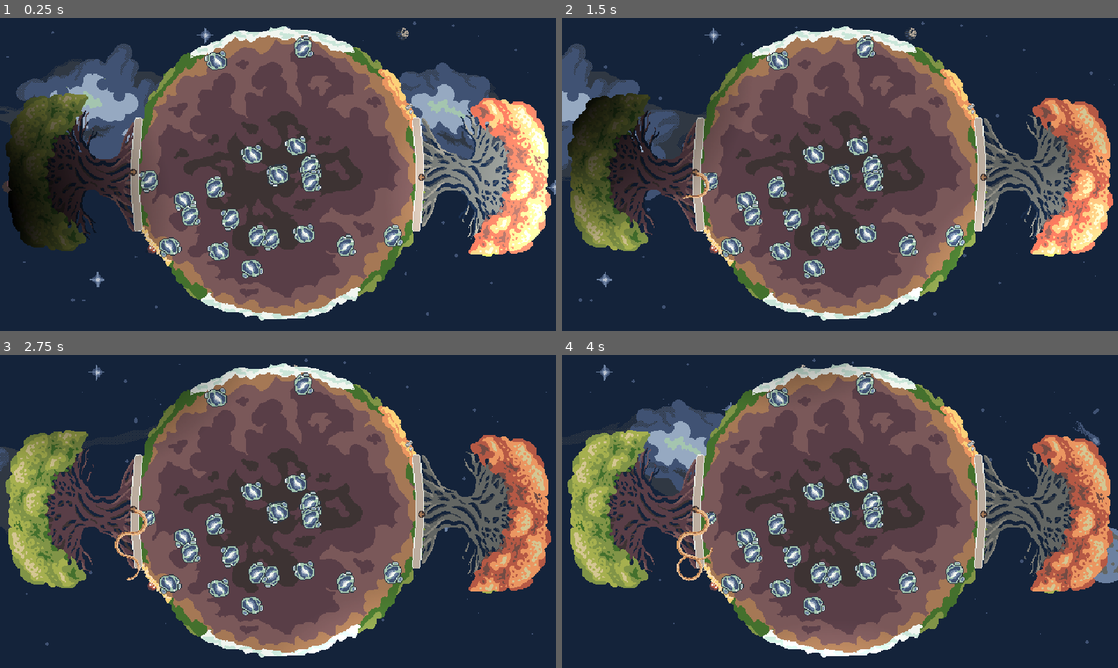
Above: before the commit, frames 1-4 (two rows, left to right).
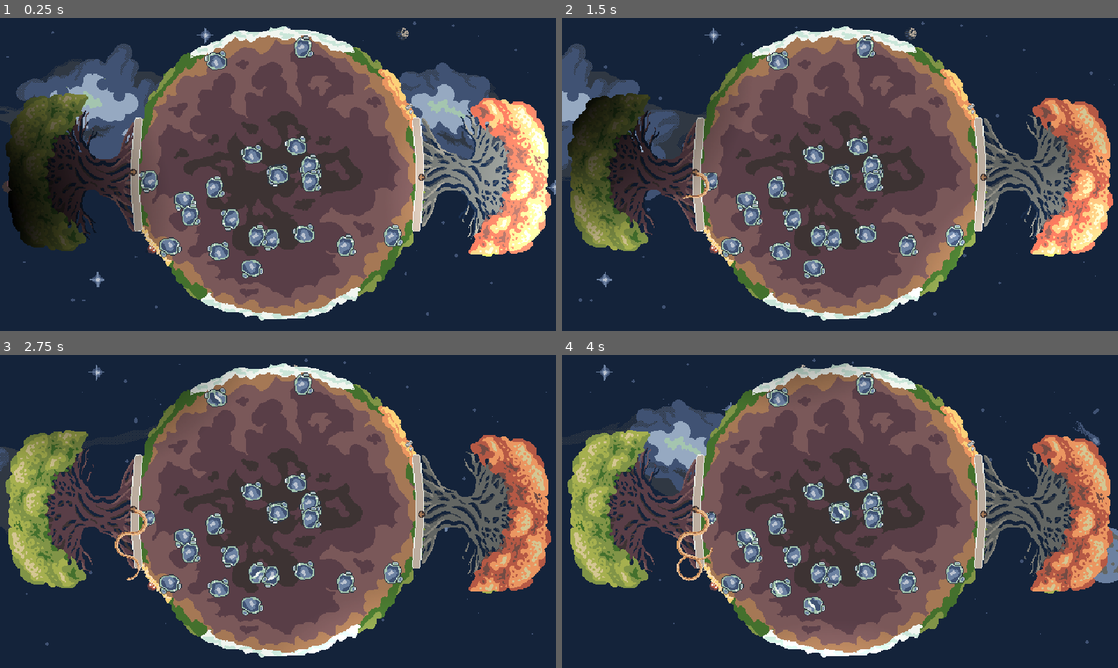
Above: after the commit, the same moments.

Repository: Rotta-Games/ragerootin
Game: Godot game, scene res://game.tscn
Same seed, same stepped clock (60 frames per second), same inputs: the game is played once before the commit and once after it. This scene is started directly instead of the project's main scene. Sound files missing from this copy of the repository are replaced by a short silence.
Inputs:
- Up to frame 1 (0.25 s): no input
- Up to frame 2 (1.5 s): hold Right (player1_move_right) 0.53-1.28 s; hold Space (player1_shoot) 0.53-1.28 s; hold Left (player1_move_left) from 1.28 s (still down); tap Space (player1_shoot) at 1.35 s
- Up to frame 3 (2.75 s): release Left (player1_move_left) at 2.03 s; hold Right (player1_move_right) from 2.03 s (still down); hold Space (player1_shoot) from 2.03 s (still down)
- Up to frame 4 (4 s): release Space (player1_shoot) at 2.78 s; tap Space (player1_shoot) at 2.85 s; release Right (player1_move_right) at 3.53 s; hold Left (player1_move_left) from 3.53 s (still down); hold Space (player1_shoot) from 3.53 s (still down)

The runs differ from the first frame. In frame 1, 0.9% of the frame differs, in the area x 25-72%, y 7-82%; in frame 2, 0.9%; in frame 3, 0.8%; in frame 4, 0.9%.

Commit message:
Fix water animations

Diff:
--- a/water.gd
+++ b/water.gd
@@ -32,4 +32,4 @@
 	$Area2D/Timer.start(seconds)
 
 func _on_timer_timeout():
-	$Aread2D/AnimatedSprite2D.play("default")
+	$Area2D/AnimatedSprite2D.play("default")
--- a/water.tscn
+++ b/water.tscn
@@ -1,38 +1,48 @@
-[gd_scene load_steps=9 format=3 uid="uid://7c5hvc25dmio"]
+[gd_scene load_steps=10 format=3 uid="uid://7c5hvc25dmio"]
 
 [ext_resource type="Script" path="res://water.gd" id="1_2fpow"]
 [ext_resource type="Texture2D" uid="uid://birgece44umki" path="res://assets/gfx/water_sheet.png" id="1_5uonc"]
 
-[sub_resource type="AtlasTexture" id="AtlasTexture_tiy8l"]
+[sub_resource type="AtlasTexture" id="AtlasTexture_hu1os"]
+atlas = ExtResource("1_5uonc")
+region = Rect2(0, 0, 27, 27)
+
+[sub_resource type="AtlasTexture" id="AtlasTexture_pcf8d"]
 atlas = ExtResource("1_5uonc")
 region = Rect2(27, 0, 27, 27)
 
-[sub_resource type="AtlasTexture" id="AtlasTexture_ysjmm"]
+[sub_resource type="AtlasTexture" id="AtlasTexture_8m568"]
 atlas = ExtResource("1_5uonc")
 region = Rect2(54, 0, 27, 27)
 
-[sub_resource type="AtlasTexture" id="AtlasTexture_7mc1e"]
+[sub_resource type="AtlasTexture" id="AtlasTexture_725wp"]
 atlas = ExtResource("1_5uonc")
 region = Rect2(81, 0, 27, 27)
 
-[sub_resource type="AtlasTexture" id="AtlasTexture_updq8"]
+[sub_resource type="AtlasTexture" id="AtlasTexture_wievb"]
 atlas = ExtResource("1_5uonc")
-region = Rect2(0, 0, 27, 27)
+region = Rect2(108, 0, 27, 27)
 
 [sub_resource type="SpriteFrames" id="SpriteFrames_r5q81"]
 animations = [{
 "frames": [{
 "duration": 1.0,
-"texture": SubResource("AtlasTexture_tiy8l")
+"texture": SubResource("AtlasTexture_hu1os")
 }, {
 "duration": 1.0,
-"texture": SubResource("AtlasTexture_ysjmm")
+"texture": SubResource("AtlasTexture_pcf8d")
 }, {
 "duration": 1.0,
-"texture": SubResource("AtlasTexture_7mc1e")
+"texture": SubResource("AtlasTexture_8m568")
 }, {
 "duration": 1.0,
-"texture": SubResource("AtlasTexture_updq8")
+"texture": SubResource("AtlasTexture_725wp")
+}, {
+"duration": 1.0,
+"texture": SubResource("AtlasTexture_wievb")
+}, {
+"duration": 1.0,
+"texture": SubResource("AtlasTexture_hu1os")
 }],
 "loop": false,
 "name": &"default",
@@ -59,5 +69,5 @@
 [node name="Timer" type="Timer" parent="Area2D"]
 wait_time = 2.0
 
-[connection signal="animation_finished" from="Area2D/AnimatedSprite2D" to="Area2D" method="_on_animated_sprite_2d_animation_finished"]
-[connection signal="timeout" from="Area2D/Timer" to="Area2D" method="_on_timer_timeout"]
+[connection signal="animation_finished" from="Area2D/AnimatedSprite2D" to="." method="_on_animated_sprite_2d_animation_finished"]
+[connection signal="timeout" from="Area2D/Timer" to="." method="_on_timer_timeout"]
Binary file changed: assets/gfx/water_sheet.png
Not shown: 1 places in water_meter.tscn that only renumber resources
